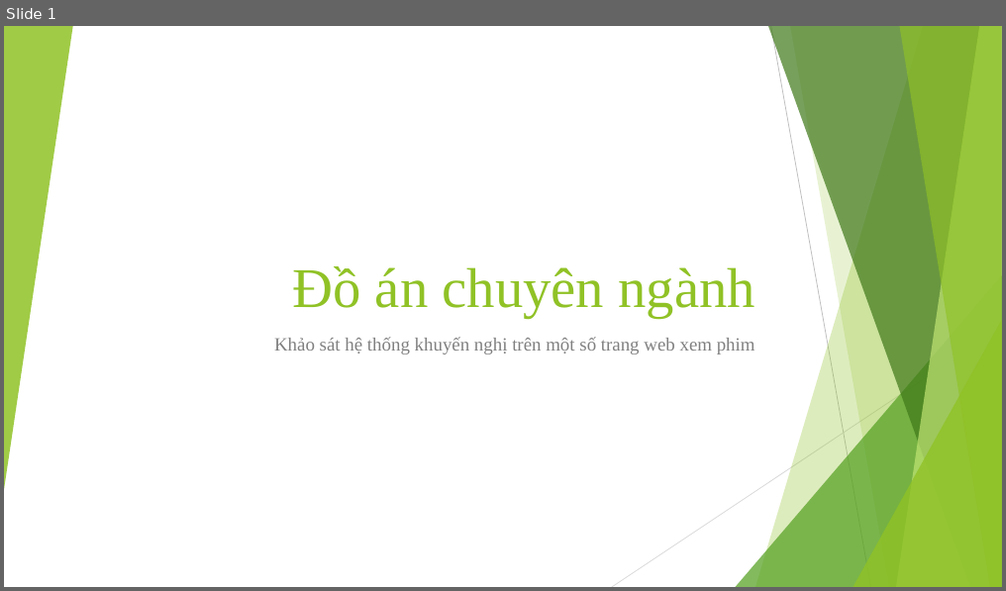
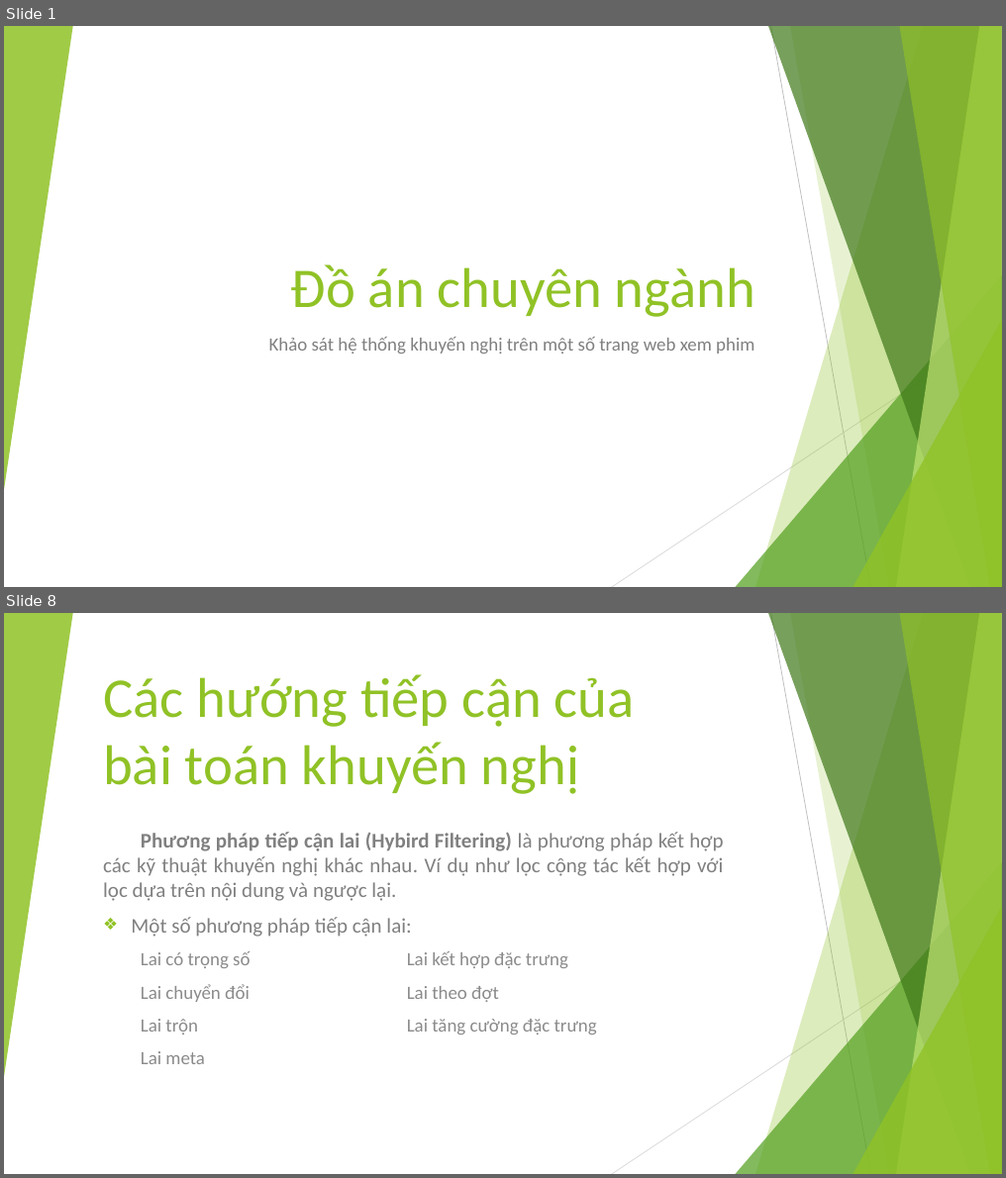
Before and after one commit to EdgarIgnite16/Specialized-Projects, a slide deck: DACN_ThuyetTrinh.pptx. Shown one above the other, each under a label of ours: slide 1 before the commit, slides 1 and 8 after it; the slides between them are not shown. The pictures are 1006x591 and 1006x1178 pixels, drawn with LibreOffice and Linux fonts; fonts in the diff are those of the drawing. Boxes give left, top, right and bottom in pixels: in the first picture for what was removed or moved away, otherwise in the second. Text is boxed around its words. In the diff, an @@ line names an element or a change of style, - is before the commit and + after.

```diff
--- a/DACN_ThuyetTrinh.pptx
+++ b/DACN_ThuyetTrinh.pptx
@@ slide 8 added at (4,613,1002,1174), background #FFFFFF; not listed: 10 template elements that a slide beside it also shows @@
@@ title added at (103,674,635,794), 54 pt, text #90C226 @@
+Các hướng tiếp cận của
+bài toán khuyến nghị
@@ subtitle added at (103,832,723,1064), 20 pt, text #808080 @@
+Phương pháp tiếp cận lai (Hybird Filtering) là phương pháp kết hợp các kỹ thuật khuyến nghị khác nhau. Ví dụ như lọc cộng tác kết hợp với lọc dựa trên nội dung và ngược lại.
+❖ Một số phương pháp tiếp cận lai:
+  Lai có trọng số Lai kết hợp đặc trưng
+  Lai chuyển đổi Lai theo đợt
+  Lai trộn Lai tăng cường đặc trưng
+  Lai meta
@@ slide 1 changed as well @@
@@ title "Đồ án chuyên ngành" at (291,265,755,317): font Times New Roman to Calibri @@
@@ subtitle "Khảo sát hệ thống khuyến ..." at (269,337,754,354): font Times New Roman to Calibri @@
```
Also in this commit, not shown: 6 other slides added, 1 slide removed, 2 other files.
